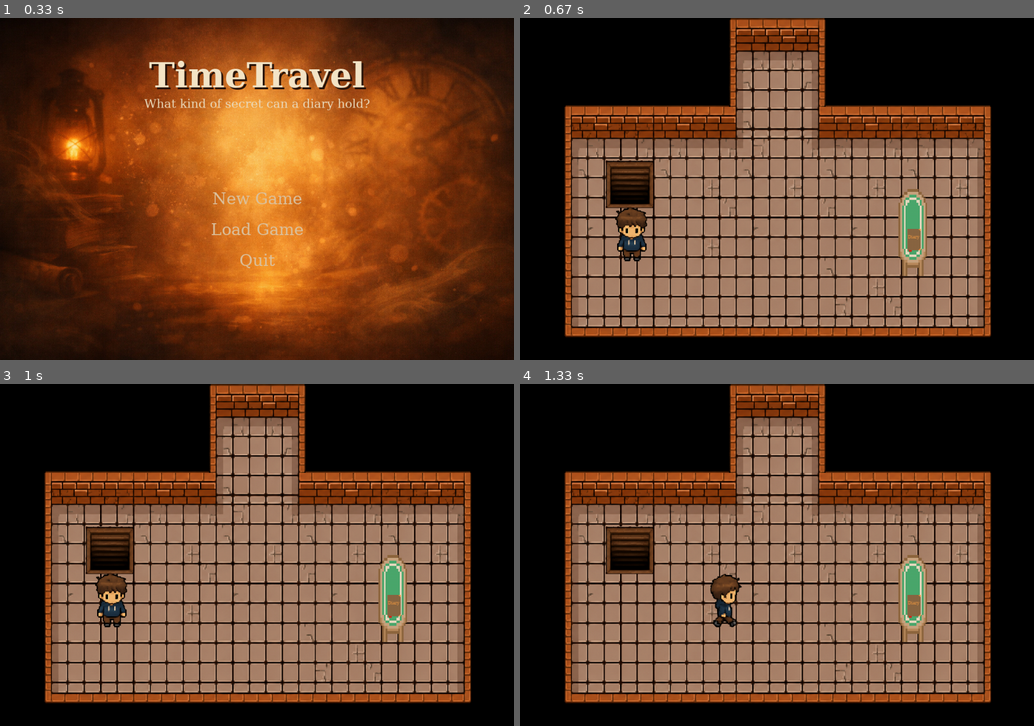
Above: before the commit, frames 1-4 (two rows, left to right).
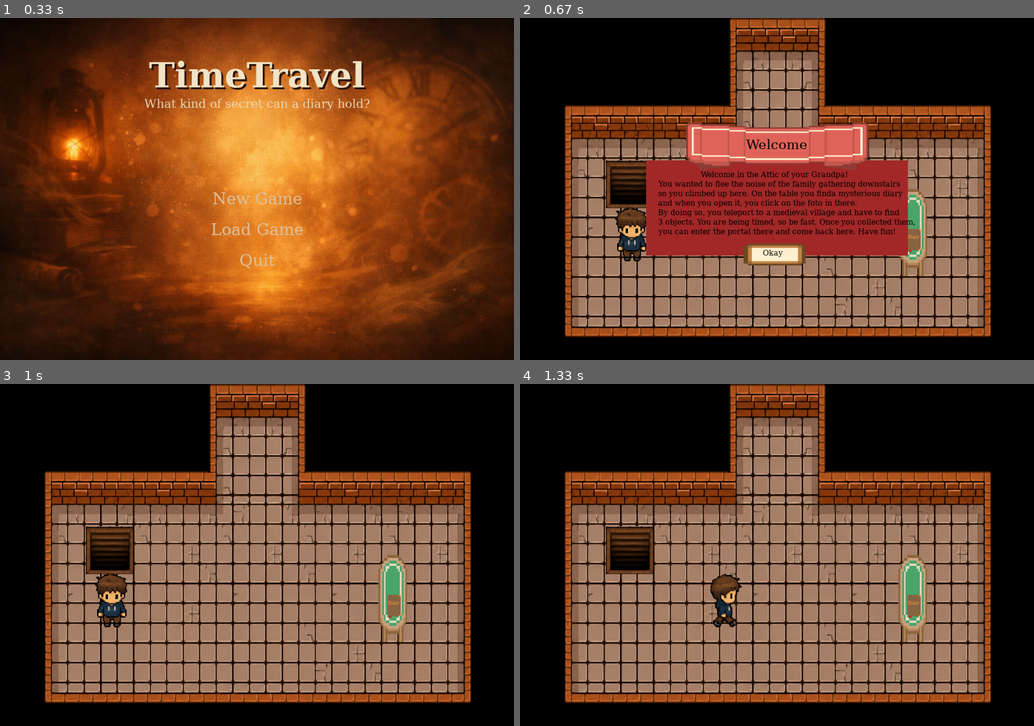
Above: after the commit, the same moments.

Repository: 25-26-1AHIF/pygameproject-timetravel
Game: pygame game, started from src/main.py
Two runs of this game, one before a commit and one after it. Both use one fixed random seed, a clock stepped at 60 frames per second and the inputs below.
Inputs (mouse positions are in pixels of both pictures, inside the frame that each line leads up to):
- Up to frame 1 (0.33 s): no input
- Up to frame 2 (0.67 s): click "New Game" at 0.38 s
- Up to frame 3 (1 s): click (251, 619) at 0.72 s, where only the run after the commit has a clickable "Okay"
- Up to frame 4 (1.33 s): hold Right from 1 s (still down)

Frame 1 is identical in both runs. In frame 2, 18% of the frame differs, in the area x 24-77%, y 30-73%; in frame 3, nothing differs; in frame 4, nothing differs.

Commit message:
Intro-Text in play_screen eingebaut

Diff:
--- a/src/Game_Variables/game_variables.py
+++ b/src/Game_Variables/game_variables.py
@@ -23,6 +23,7 @@
     FOUND_CROWN_BUTTON_PRESSED = False
     FOUND_SHIELD_BUTTON_PRESSED = False
     FOUND_CANDLE_BUTTON_PRESSED = False
+    INTRO_BUTTON = False
 
     FONT_BIG: pygame.font.Font = None
     FONT_MIDDLE: pygame.font.Font = None
--- a/src/game/play_screen.py
+++ b/src/game/play_screen.py
@@ -7,6 +7,8 @@
 from src.Game_Variables.save_system import save_game
 from src.Game_Variables.save_system import load_game
 from src.game.diary import diary as diary_ausfuehren
+from src.Game_Variables.game_variables import GameObject
+from src.game.sprites import Tilemap
 
 def play_screen(screen: pygame.Surface, clock: pygame.time.Clock, load_save=False):
     GV.init()
@@ -27,6 +29,38 @@
         pygame.Rect(90, 185, 20, 500),
         pygame.Rect(970, 185, 20, 500),
     ]
+    font = pygame.font.SysFont("Georgia", 32)
+    image_ui_rect = pygame.Rect(0,0, 33, 33)
+    tilemap_ui = Tilemap("assets/Sprites/UI_Pack/Tilesheets/Large tiles/Thin outline/tilemap.png", (13,7), image_ui_rect)
+    tilemap_ui = tilemap_ui.load_spritesheet()
+
+    image_ui_small_rect = pygame.Rect(0,0,17,17)
+    tilemap_ui_small = Tilemap("assets/Sprites/UI_Pack/Tilesheets/Small tiles/Thin outline/tilemap.png", (23,7), image_ui_small_rect)
+    tilemap_ui_small = tilemap_ui_small.load_spritesheet()
+
+    banner_welcome_map = [
+        [(4,4),(4,5),(4,6)]
+    ]
+    banner_welcome_obj = GameObject(tilemap_ui, banner_welcome_map,  GV.SCREEN_WIDTH/2 - 200, 220, 100, 400, 32, 32)
+
+    button_map = [
+        [(2,3)]
+    ]
+    button_obj = GameObject(tilemap_ui_small, button_map, GV.SCREEN_WIDTH/2 - 70, 460, 75, 130, 16, 16)
+    button_rect = pygame.Rect(GV.SCREEN_WIDTH/2 - 70, 460, 130, 75)
+
+    font_mini = pygame.font.SysFont("Georgia", 18)
+    text_intro = font_mini.render("Welcome in the Attic of your Grandpa!", True, "black")
+    text_intro2 = font_mini.render("You wanted to flee the noise of the family gathering downstairs", True, "black")
+    text_intro3 = font_mini.render("so you climbed up here. On the table you finda mysterious diary", True, "black")
+    text_intro4 = font_mini.render("and when you open it, you click on the foto in there.", True, "black")
+    text_intro5 = font_mini.render("By doing so, you teleport to a medieval village and have to find", True, "black")
+    text_intro6 = font_mini.render("3 objects. You are being timed, so be fast. Once you collected them,", True, "black")
+    text_intro7 = font_mini.render("you can enter the portal there and come back here. Have fun!", True, "black")
+    text_ok_button = font_mini.render("Okay", True, "black")
+    welcome_text = font.render("Welcome", True, "black")
+
+    ok_button = False
 
     while True:
         for event in pygame.event.get():
@@ -45,8 +79,11 @@
                 if paused and event.key == pygame.K_q:
                     return None
             if event.type == pygame.MOUSEBUTTONDOWN:
-                if medieval_icon_rect.collidepoint(event.pos):
+                if medieval_icon_rect.collidepoint(event.pos) and diary_open:
                    return GameScreens.MEDIEVAL
+                if button_rect.collidepoint(event.pos):
+                    GV.INTRO_BUTTON = True
+                    ok_button = True
         if paused:
             pause_screen(
                 screen,
@@ -65,14 +102,27 @@
         obstacles = [table_collision_rect, stairs_rect] + walls
         action = player.interact(interactables)
         player.move(obstacles)
-
         if action:
             font = pygame.font.SysFont("Georgia", 32)
             text = font.render("Press E to interact", True, (255, 255, 255))
             screen.blit(text, (player.x - 150,player.y - 40))
-        if diary_open == True:
+        if diary_open:
             diary.draw()
         player.draw(screen)
+        if not GV.INTRO_BUTTON:
+            if not ok_button:
+                pygame.draw.rect(screen, "brown", (GV.SCREEN_WIDTH / 2 - 275, 300, 550, 200))
+                screen.blit(text_intro, (GV.SCREEN_WIDTH / 2 - 160, 320))
+                screen.blit(text_intro2, (GV.SCREEN_WIDTH / 2 - 250, 340))
+                screen.blit(text_intro3, (GV.SCREEN_WIDTH / 2 - 250, 360))
+                screen.blit(text_intro4, (GV.SCREEN_WIDTH / 2 - 250, 380))
+                screen.blit(text_intro5, (GV.SCREEN_WIDTH / 2 - 250, 400))
+                screen.blit(text_intro6, (GV.SCREEN_WIDTH / 2 - 250, 420))
+                screen.blit(text_intro7, (GV.SCREEN_WIDTH / 2 - 250, 440))
+                banner_welcome_obj.draw(screen)
+                screen.blit(welcome_text, (GV.SCREEN_WIDTH/2 - 65, 250))
+                button_obj.draw(screen)
+                screen.blit(text_ok_button, (GV.SCREEN_WIDTH/2 - 30, 485))
         pygame.display.flip()
         clock.tick(60)
     pygame.quit()
